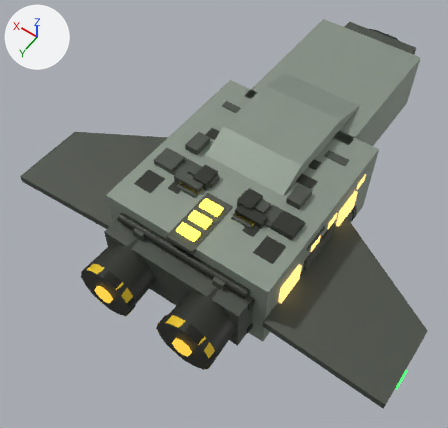
Renders of the glTF model ref/glb/shuttle-m.glb from each side of a commit.
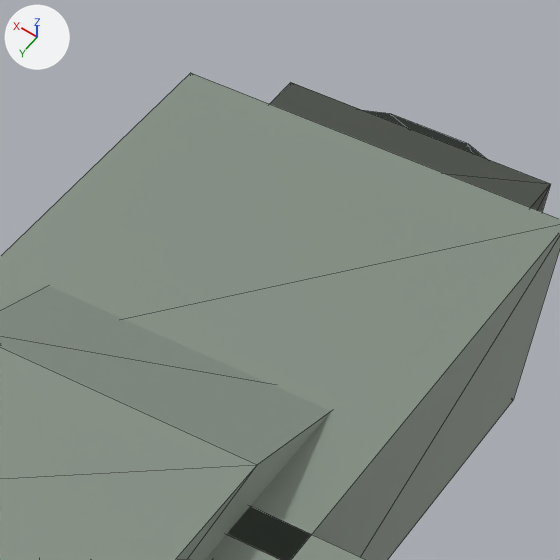
The first picture shows the older version from a camera (50 mm lens) standing at (-2.03, 3.85, 5.44) and looking at (0.24, 0.68, 0.45). The close-ups show the older and then the newer version on the part from 61% to 93% of the width and 0% to 34% of the height of that picture. Only the edits that show in the close-ups are written down. Lighting does not change. The marker at upper left points along +X, +Y and +Z. The close-ups show mesh edges as thin lines. Where no turn or scale is listed for an object, it has been applied to the vertices.

The first close-up shows 'canopyFairing', 'cockpitGlass', 'hullMain', 'hullNose', 'hullNoseTip'.
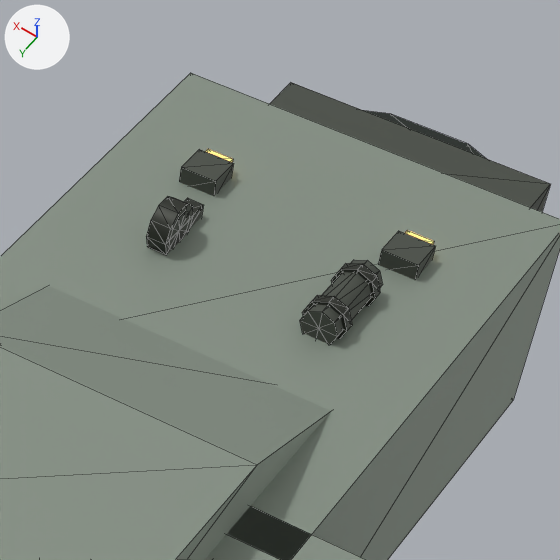
The change in detail:
Mesh me_mesh_101_1 is new.
It is a box spanning x -0.025..0.025, y -0.045..0.045, z -0.025..0.025.
It uses material mat_enginehousing (dark grey #33362f).
Mesh me_mesh_98_1 is new.
It has 24 vertices, 40 faces and spans x -0.008..0.008, y -0.055..0.055, z -0.0523..0.0523.
It uses material mat_hullpanel (dark grey #4f544c).
Mesh me_mesh_97_1 is new.
It has 24 vertices, 40 faces and spans x -0.03..0.03, y -0.075..0.075, z -0.071..0.071.
It uses material mat_enginehousing (dark grey #33362f).
Mesh me_mesh_96_1 is new.
It has 20 vertices, 32 faces and spans x -0.065..0.065, y -0.015..0.015, z -0.065..0.065.
It uses material mat_enginehousing (dark grey #33362f).
Mesh me_mesh_94_1 is new.
It has 20 vertices, 32 faces and spans x -0.055..0.055, y -0.128..0.128, z -0.055..0.055.
It uses material mat_hullpanel (dark grey #4f544c).
Mesh me_mesh_93_1 is new.
It is a box spanning x -0.04..0.04, y -0.025..0.025, z -0.0225..0.0225.
It uses material mat_cabinlight (brown #3a2f18, glowing orange #f2c877).
Mesh me_mesh_92_1 is new.
It is a box spanning x -0.055..0.055, y -0.05..0.05, z -0.035..0.035.
It uses material mat_hullpanel (dark grey #4f544c).
Object 'umbilicalNozzle' (ob_umbilicalnozzle) is new; it shows me_mesh_101_1.
Its location is (0.262, -1.168, 1.248).
Object 'umbilicalCoil0' (ob_umbilicalcoil0) is new; it shows me_mesh_98_1.
Its location is (0.24, -1.072, 1.278).
Object 'umbilicalReel' (ob_umbilicalreel) is new; it shows me_mesh_97_1.
Its location is (0.262, -1.072, 1.278).
Object 'bottleClamp1' (ob_bottleclamp1) is new; it shows me_mesh_96_1.
Its location is (-0.262, -1.152, 1.268).
Object 'bottleClamp0' (ob_bottleclamp0) is new; it shows a copy of me_mesh_96_1.
Its location is (-0.262, -0.992, 1.268).
Object 'pressurantBottle' (ob_pressurantbottle) is new; it shows me_mesh_94_1.
Its location is (-0.262, -1.072, 1.268).
Object 'dockFloodLensR' (ob_dockfloodlensr) is new; it shows me_mesh_93_1.
Its location is (0.309, -1.41, 1.253).
Object 'dockFloodHoodR' (ob_dockfloodhoodr) is new; it shows me_mesh_92_1.
Its location is (0.309, -1.36, 1.248).
Object 'dockFloodLensL' (ob_dockfloodlensl) is new; it shows a copy of me_mesh_93_1.
Its location is (-0.309, -1.41, 1.253).
Object 'dockFloodHoodL' (ob_dockfloodhoodl) is new; it shows a copy of me_mesh_92_1.
Its location is (-0.309, -1.36, 1.248).

Boxes [x1, y1, x2, y2] around the edits, measured in the close-ups (560 x 560 px):
'pressurantBottle', added
    after: [300, 260, 383, 345]
'dockFloodHoodL', added
    after: [378, 231, 435, 280]
'dockFloodHoodR', added
    after: [179, 149, 234, 196]
'umbilicalReel', added
    after: [146, 196, 193, 255]
'bottleClamp0', added
    after: [303, 295, 352, 339]
'bottleClamp1', added
    after: [331, 263, 380, 307]
'umbilicalCoil0', added
    after: [169, 212, 190, 249]
'umbilicalNozzle', added
    after: [184, 198, 203, 228]
'dockFloodLensL', added (mostly hidden)
    after: [405, 230, 434, 244]
'dockFloodLensR', added (mostly hidden)
    after: [205, 149, 233, 162]
